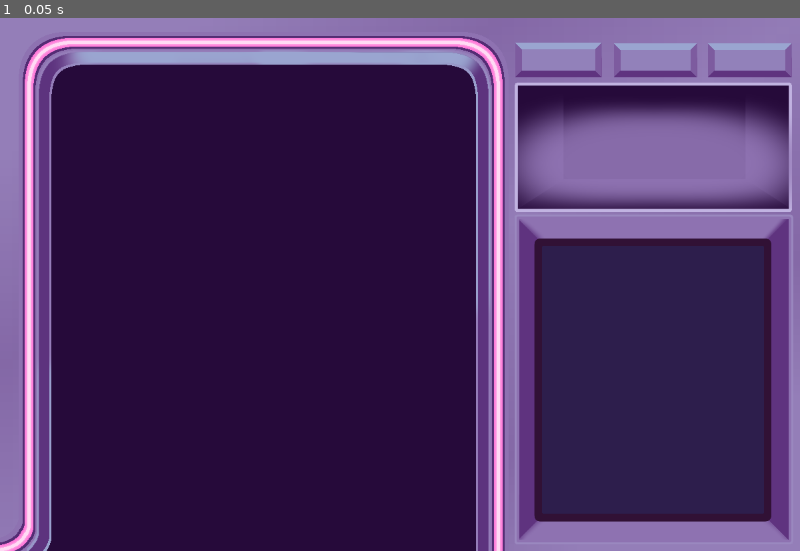
Above: before the commit, frame 1.
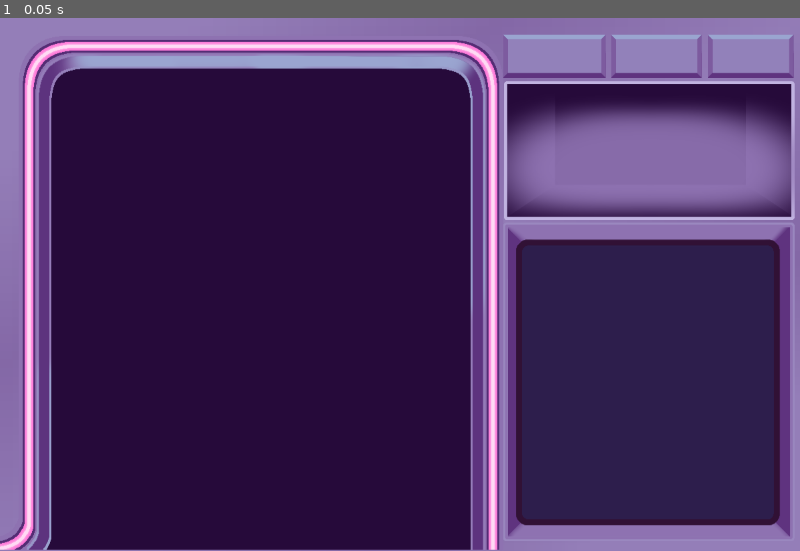
Above: after the commit, the same moment.

Repository: followthedopamine/card-battler
Game: Godot game, scene res://bg_scaling.tscn
Two runs of this game, one before a commit and one after it. Both use one fixed random seed, a clock stepped at 60 frames per second and the inputs below. This scene is started directly instead of the project's main scene.
Inputs:
- Up to frame 1 (0.05 s): no input

The runs differ from the first frame. In frame 1, 13% of the frame differs, in the area x 0-100%, y 3-100%.

Commit message:
Feat: Added Anchors to all Assets and changed border size on bottom left window

Diff:
--- a/bg_scaling.tscn
+++ b/bg_scaling.tscn
@@ -1,7 +1,8 @@
-[gd_scene load_steps=12 format=3 uid="uid://ccae2vjmj3444"]
+[gd_scene load_steps=14 format=3 uid="uid://ccae2vjmj3444"]
 
 [ext_resource type="Texture2D" uid="uid://bb36c6obq1w5m" path="res://assets/background/bg1.png" id="1_rlhm7"]
 [ext_resource type="Texture2D" uid="uid://bo57h7esepw7d" path="res://assets/background/bg2.png" id="2_sl7lf"]
+[ext_resource type="Texture2D" uid="uid://cfg3ka7namtpn" path="res://assets/background/bg2ver2.png" id="3_1pl5n"]
 [ext_resource type="Texture2D" uid="uid://ct3ldblws35n6" path="res://assets/background/bg3.png" id="3_cgj4j"]
 [ext_resource type="Texture2D" uid="uid://bpradaiwqny8q" path="res://assets/background/bg4.png" id="4_1pl5n"]
 
@@ -31,6 +32,13 @@
 texture_margin_right = 44.0
 texture_margin_bottom = 47.0
 
+[sub_resource type="StyleBoxTexture" id="StyleBoxTexture_5lt6v"]
+texture = ExtResource("3_1pl5n")
+texture_margin_left = 42.0
+texture_margin_top = 50.0
+texture_margin_right = 35.0
+texture_margin_bottom = 48.0
+
 [sub_resource type="StyleBoxTexture" id="StyleBoxTexture_mwp34"]
 texture = ExtResource("3_cgj4j")
 texture_margin_left = 10.0
@@ -47,64 +55,84 @@
 
 [node name="Control" type="Control"]
 layout_mode = 3
-anchor_right = 0.91700006
-anchor_bottom = 0.91700006
-offset_right = -201.40002
-offset_bottom = 62.399963
+anchor_right = 1.0
+anchor_bottom = 1.0
+offset_right = 4.0
 grow_horizontal = 2
 grow_vertical = 2
+scale = Vector2(1, 0.9975099)
 size_flags_horizontal = 3
 size_flags_vertical = 3
 
 [node name="gradient" type="Panel" parent="."]
-layout_mode = 0
-offset_right = 1203.0
-offset_bottom = 801.0
+layout_mode = 1
+anchors_preset = -1
+anchor_right = 1.0
+anchor_bottom = 1.0
+offset_bottom = 2.0
+grow_horizontal = 2
+grow_vertical = 2
 theme_override_styles/panel = SubResource("StyleBoxTexture_1pl5n")
 
 [node name="large_window" type="Panel" parent="."]
-layout_mode = 0
-offset_top = 21.0
-offset_right = 763.0
-offset_bottom = 800.0
+layout_mode = 1
+anchors_preset = -1
+anchor_top = 0.034
+anchor_right = 0.627
+anchor_bottom = 1.0
 theme_override_styles/panel = SubResource("StyleBoxTexture_yi37m")
 
 [node name="bottom_right_window" type="Panel" parent="."]
-layout_mode = 0
-offset_left = 772.0
-offset_top = 295.0
-offset_right = 1190.0
-offset_bottom = 790.0
+visible = false
+layout_mode = 1
+anchors_preset = -1
+anchor_left = 0.627
+anchor_top = 0.385
+anchor_right = 0.99
+anchor_bottom = 0.984
 theme_override_styles/panel = SubResource("StyleBoxTexture_cgj4j")
 
+[node name="bottom_right_window_thinner" type="Panel" parent="."]
+layout_mode = 1
+anchors_preset = -1
+anchor_left = 0.627
+anchor_top = 0.385
+anchor_right = 0.99
+anchor_bottom = 0.984
+theme_override_styles/panel = SubResource("StyleBoxTexture_5lt6v")
+
 [node name="button1" type="Panel" parent="."]
-layout_mode = 0
-offset_left = 773.0
-offset_top = 37.0
-offset_right = 903.0
-offset_bottom = 89.0
+layout_mode = 1
+anchors_preset = -1
+anchor_left = 0.627
+anchor_top = 0.031
+anchor_right = 0.755
+anchor_bottom = 0.112
 theme_override_styles/panel = SubResource("StyleBoxTexture_mwp34")
 
 [node name="button2" type="Panel" parent="."]
-layout_mode = 0
-offset_left = 921.0
-offset_top = 38.0
-offset_right = 1046.0
-offset_bottom = 89.0
+layout_mode = 1
+anchors_preset = -1
+anchor_left = 0.762
+anchor_top = 0.031
+anchor_right = 0.875
+anchor_bottom = 0.112
 theme_override_styles/panel = SubResource("StyleBoxTexture_mwp34")
 
 [node name="button3" type="Panel" parent="."]
-layout_mode = 0
-offset_left = 1062.0
-offset_top = 38.0
-offset_right = 1188.0
-offset_bottom = 89.0
+layout_mode = 1
+anchors_preset = -1
+anchor_left = 0.882
+anchor_top = 0.031
+anchor_right = 0.989
+anchor_bottom = 0.112
 theme_override_styles/panel = SubResource("StyleBoxTexture_mwp34")
 
 [node name="top_right_window" type="Panel" parent="."]
-layout_mode = 0
-offset_left = 772.0
-offset_top = 97.0
-offset_right = 1188.0
-offset_bottom = 291.0
+layout_mode = 1
+anchors_preset = -1
+anchor_left = 0.628
+anchor_top = 0.119
+anchor_right = 0.99
+anchor_bottom = 0.38
 theme_override_styles/panel = SubResource("StyleBoxTexture_1koi7")
Binary file changed: assets/background/bg2.png
Binary file added: assets/background/bg2ver2.png
Not shown, added: assets/background/bg2ver2.png.import
Binary file changed: assets/background/bg3.png
